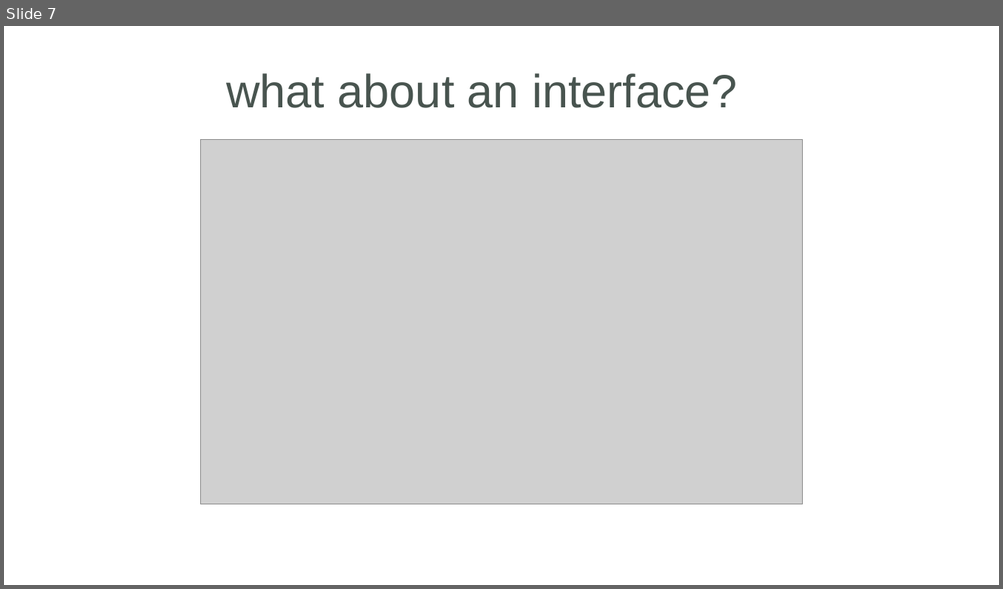
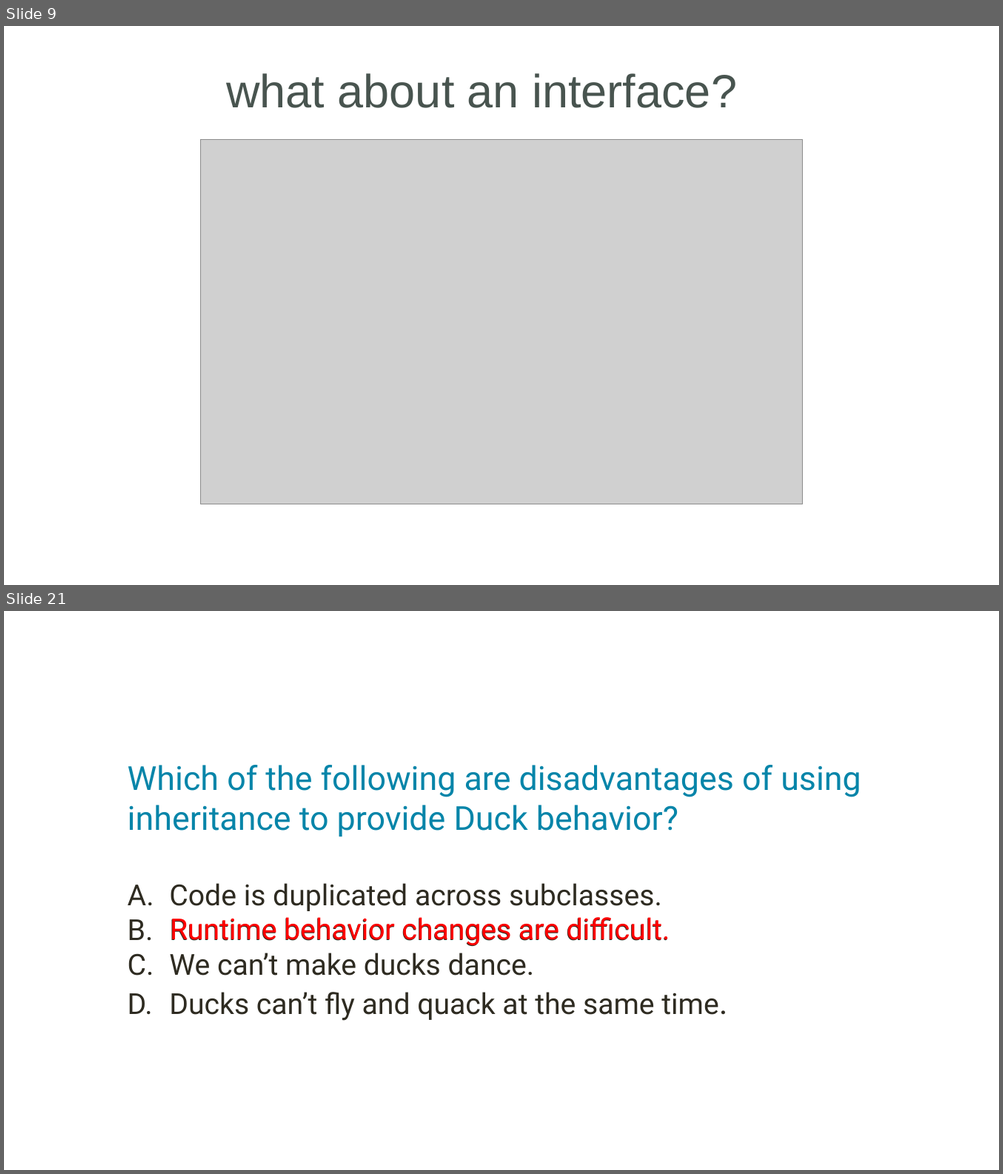
Before and after one commit to ntninh18/crossy-road, a slide deck: seminar/StrategyPattern.pptx. Shown one above the other, each under a label of ours: slide 7 before the commit, slides 9 and 21 after it; the slides between them are not shown. The pictures are 1003x589 and 1003x1174 pixels, drawn with LibreOffice and Linux fonts; fonts in the diff are those of the drawing; grey boxes stand for pictures. Boxes give left, top, right and bottom in pixels: in the first picture for what was removed or moved away, otherwise in the second. Text is boxed around its words. In the diff, an @@ line names an element or a change of style, - is before the commit and + after.

```diff
--- a/seminar/StrategyPattern.pptx
+++ b/seminar/StrategyPattern.pptx
@@ slide 21 added at box(4, 611, 999, 1170), background #FFFFFF @@
@@ text added at box(128, 765, 861, 1021), 28 pt, text #2E2B21 @@
+Which of the following are disadvantages of using inheritance to provide Duck behavior?
+A. Code is duplicated across subclasses.
+B. Runtime behavior changes are difficult.
+C. We can’t make ducks dance.
+D. Ducks can’t fly and quack at the same time.
@@ text added at box(169, 917, 669, 946), 28 pt, text #FF0000 @@
+Runtime behavior changes are difficult.
@@ what was slide 7 is now slide 9 @@
```
Also in this commit, not shown: 2 slides changed, 12 other slides added, 1 slide removed.
